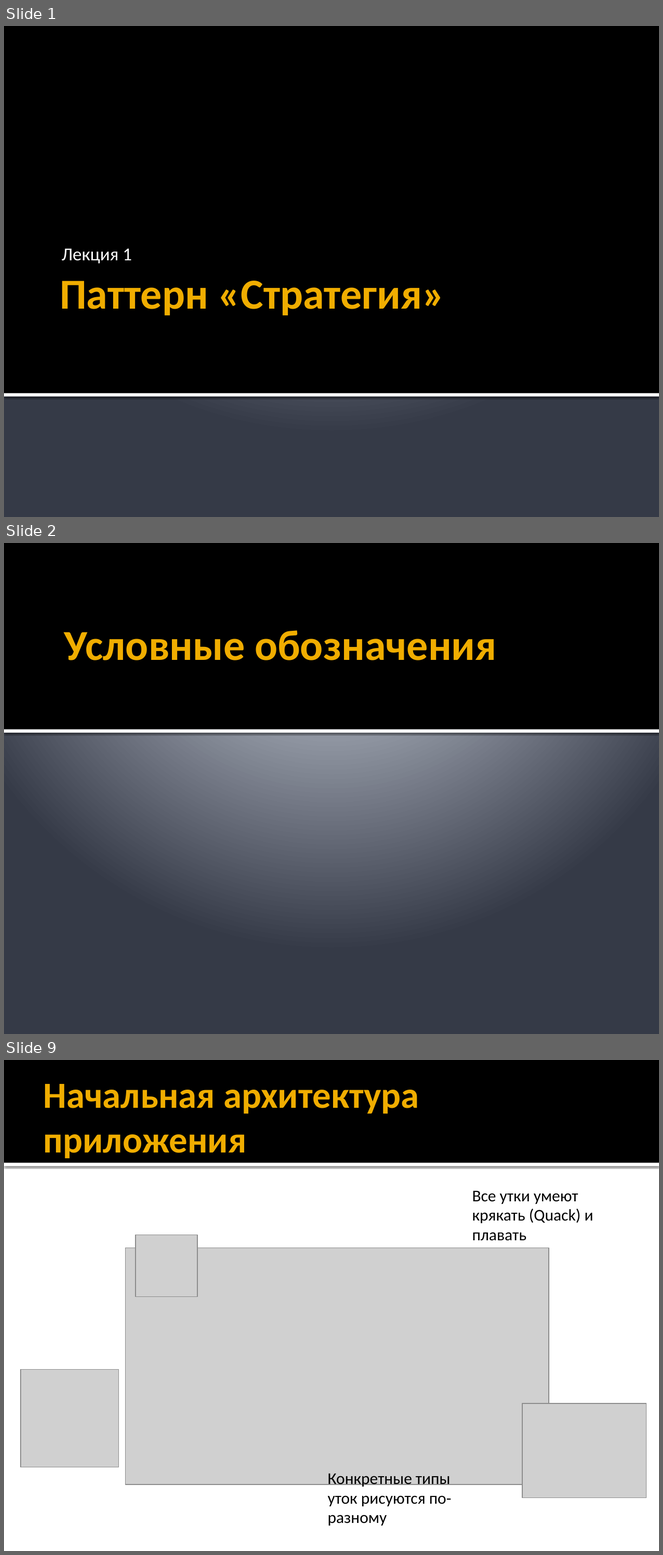
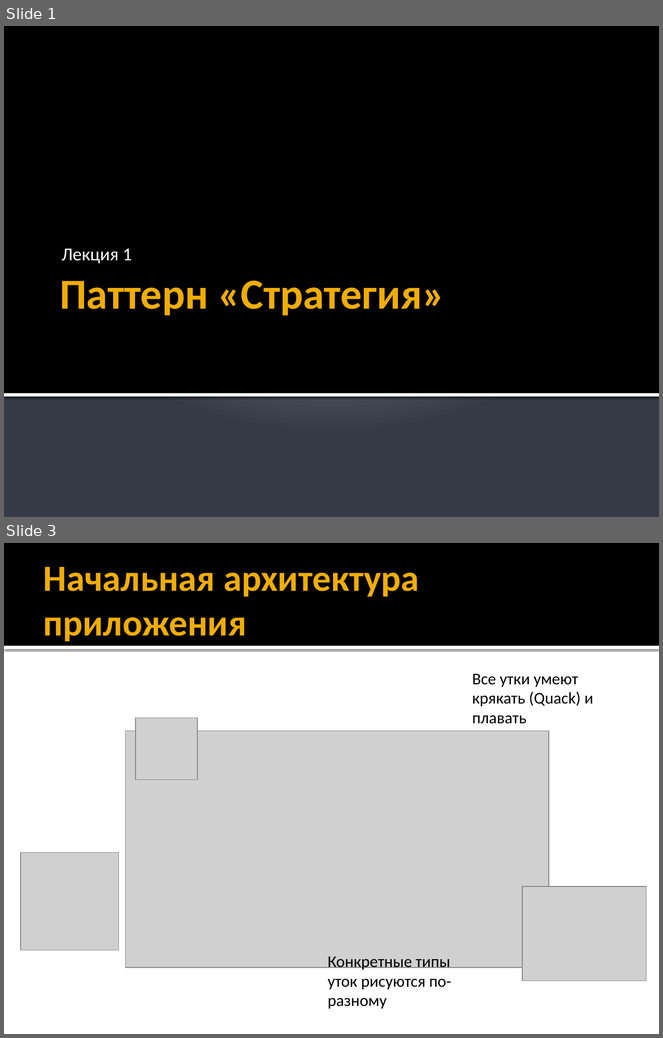
Before and after one commit to alexey-malov/ood, a slide deck: lectures/01.strategy/strategy.pptx. Shown one above the other, each under a label of ours: slides 1, 2 and 9 before the commit, slides 1 and 3 after it; the slides between them are not shown. The pictures are 663x1555 and 663x1038 pixels, drawn with LibreOffice and Linux fonts; fonts in the diff are those of the drawing; grey boxes stand for pictures. Boxes give left, top, right and bottom in pixels: in the first picture for what was removed or moved away, otherwise in the second. Text is boxed around its words. In the diff, an @@ line names an element or a change of style, - is before the commit and + after.

```diff
--- a/lectures/01.strategy/strategy.pptx
+++ b/lectures/01.strategy/strategy.pptx
@@ slide 2 removed at [4,543,659,1034], background gradient #C1C5D3 to #BFC4D2 to #353B47 @@
@@ rectangle removed at [4,543,659,730] @@
@@ title removed at [64,630,497,661] @@
-Условные обозначения
@@ rectangle removed at [4,730,659,733] @@
@@ what was slide 9 is now slide 3 @@
```
Also in this commit, not shown: 10 slides changed, 2 slides added, 6 other slides removed, 2 other files.
